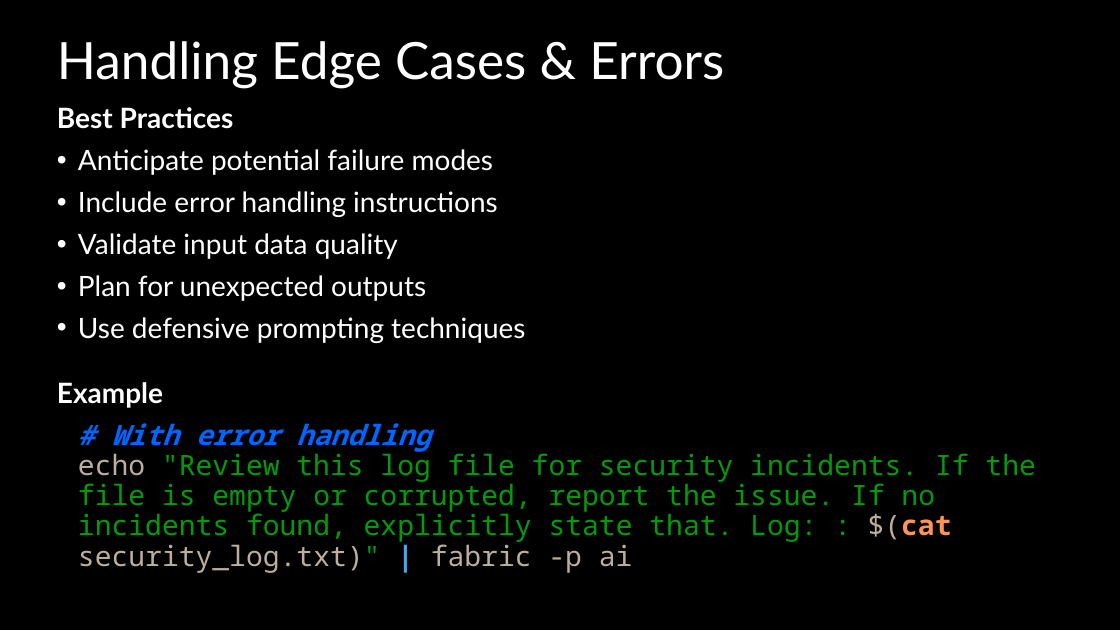
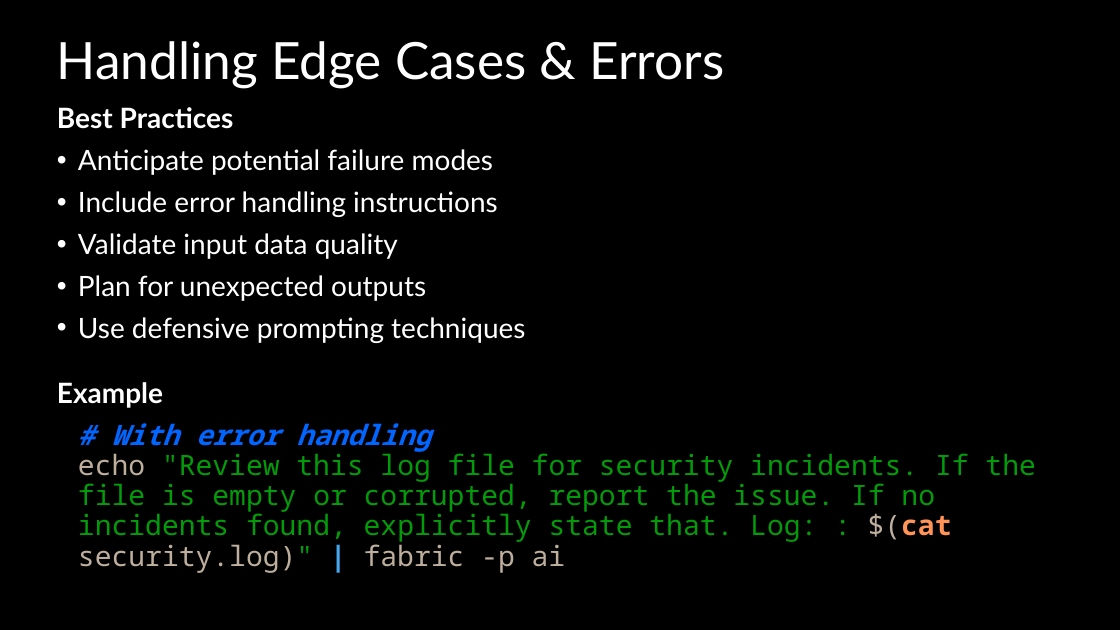
Before and after one commit to Resistor52/fabric_workshop, a slide deck: slide 34 of slides/workshop.pptx. Drawn at 1120x630 pixels with LibreOffice and Linux fonts; fonts in the diff are those of the drawing. Boxes give left, top, right and bottom in pixels: in the first picture for what was removed or moved away, otherwise in the second. Text is boxed around its words. In the diff, an @@ line names an element or a change of style, - is before the commit and + after.

```diff
--- a/slides/workshop.pptx
+++ b/slides/workshop.pptx
@@ text at (x1=78, y1=423, x2=1035, y2=573): text changed @@
-# With error handling
-echo "Review this log file for security incidents. If the file is empty or corrupted, report the issue. If no incidents found, explicitly state that. Log: : $(cat security_log.txt)" | fabric -p ai
+# With error handling
+echo "Review this log file for security incidents. If the file is empty or corrupted, report the issue. If no incidents found, explicitly state that. Log: : $(cat security.log)" | fabric -p ai
```
Also in this commit, not shown: 5 other slides changed, 5 other files.
